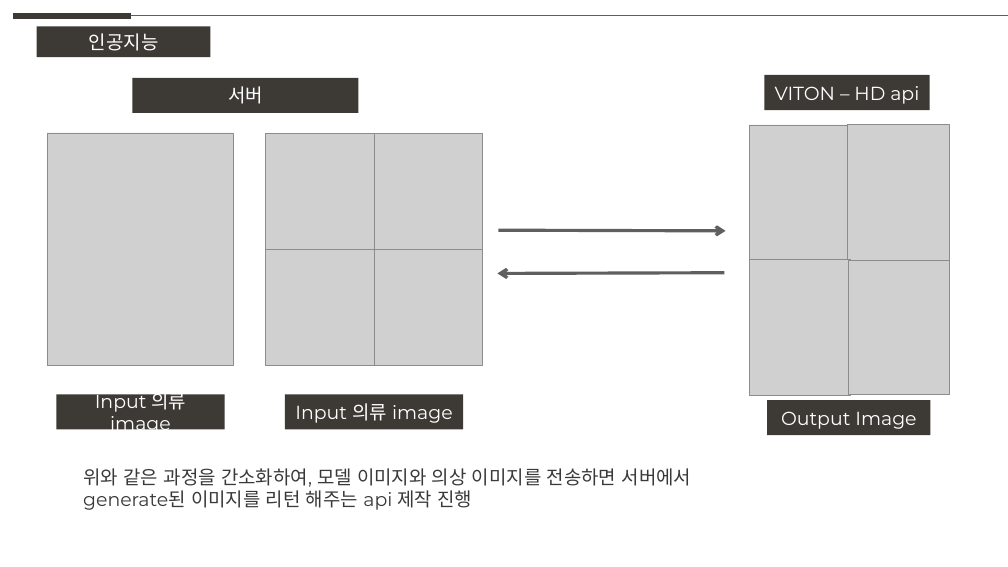
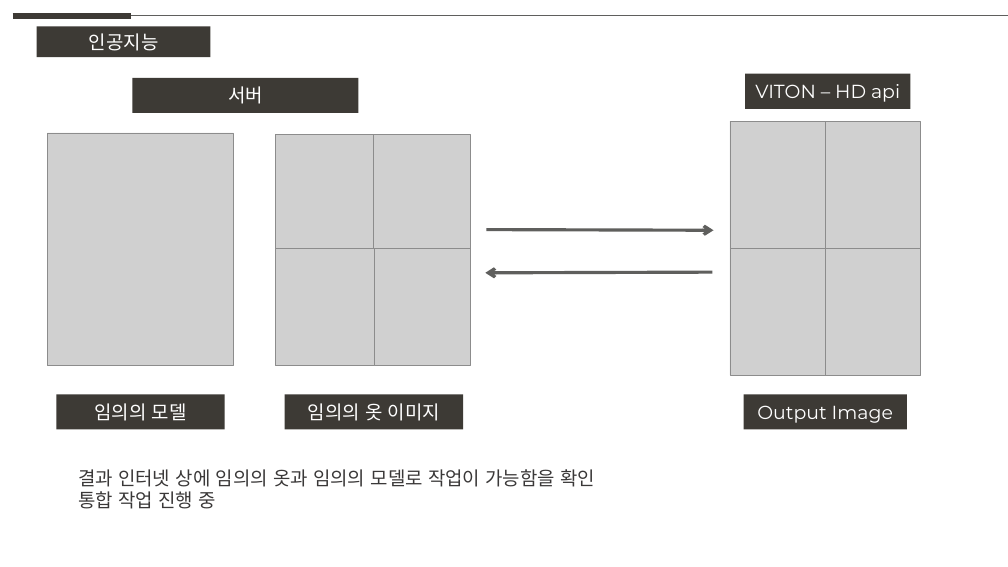
Before and after one commit to weaknessHero/Project_AvatarS, a slide deck: slide 5 of 발표자료/업데이트/LJHPPT.pptx (slide 3 before the commit). Drawn at 1008x567 pixels with LibreOffice and Linux fonts; fonts in the diff are those of the drawing; grey boxes stand for pictures. Boxes give left, top, right and bottom in pixels: in the first picture for what was removed or moved away, otherwise in the second. Text is boxed around its words. In the diff, an @@ line names an element or a change of style, - is before the commit and + after.

```diff
--- a/발표자료/업데이트/LJHPPT.pptx
+++ b/발표자료/업데이트/LJHPPT.pptx
@@ rectangle "VITON – HD api": place and size @@
-rectangle "VITON – HD api" at (765, 75, 930, 110)
+rectangle "VITON – HD api" at (746, 74, 911, 110)
@@ picture: place and size @@
-picture at (265, 133, 374, 250)
+picture at (275, 134, 375, 252)
@@ picture: place and size @@
-picture at (374, 133, 483, 250)
+picture at (374, 134, 470, 248)
@@ picture: place and size @@
-picture at (749, 125, 853, 262)
+picture at (730, 121, 826, 248)
@@ picture: place and size @@
-picture at (848, 125, 950, 260)
+picture at (826, 121, 921, 248)
@@ arrow moved from (498, 231) - (726, 231) to (486, 230) - (714, 231) @@
@@ picture: place and size @@
-picture at (265, 250, 374, 366)
+picture at (275, 248, 375, 366)
@@ picture: place and size @@
-picture at (374, 250, 483, 366)
+picture at (374, 248, 470, 366)
@@ picture: place and size @@
-picture at (749, 260, 851, 395)
+picture at (730, 248, 826, 375)
@@ picture added at (826, 248, 921, 375) @@
@@ picture removed at (849, 261, 950, 395) @@
@@ arrow moved from (724, 273) - (498, 274) to (712, 272) - (485, 273) @@
@@ text in rectangle at (94, 403, 187, 421): text changed @@
-Input 의류 image
+임의의 모델
@@ text in rectangle at (308, 403, 440, 421): text changed @@
-Input 의류 image
+임의의 옷 이미지
@@ rectangle "Output Image": place and size @@
-rectangle "Output Image" at (768, 400, 931, 436)
+rectangle "Output Image" at (744, 395, 907, 430)
@@ text at (78, 469, 595, 509): text changed @@
-위와 같은 과정을 간소화하여, 모델 이미지와 의상 이미지를 전송하면 서버에서
-generate된 이미지를 리턴 해주는 api 제작 진행
+결과 인터넷 상에 임의의 옷과 임의의 모델로 작업이 가능함을 확인
+통합 작업 진행 중
```
Also in this commit, not shown: 1 other slide changed, 2 slides added.
